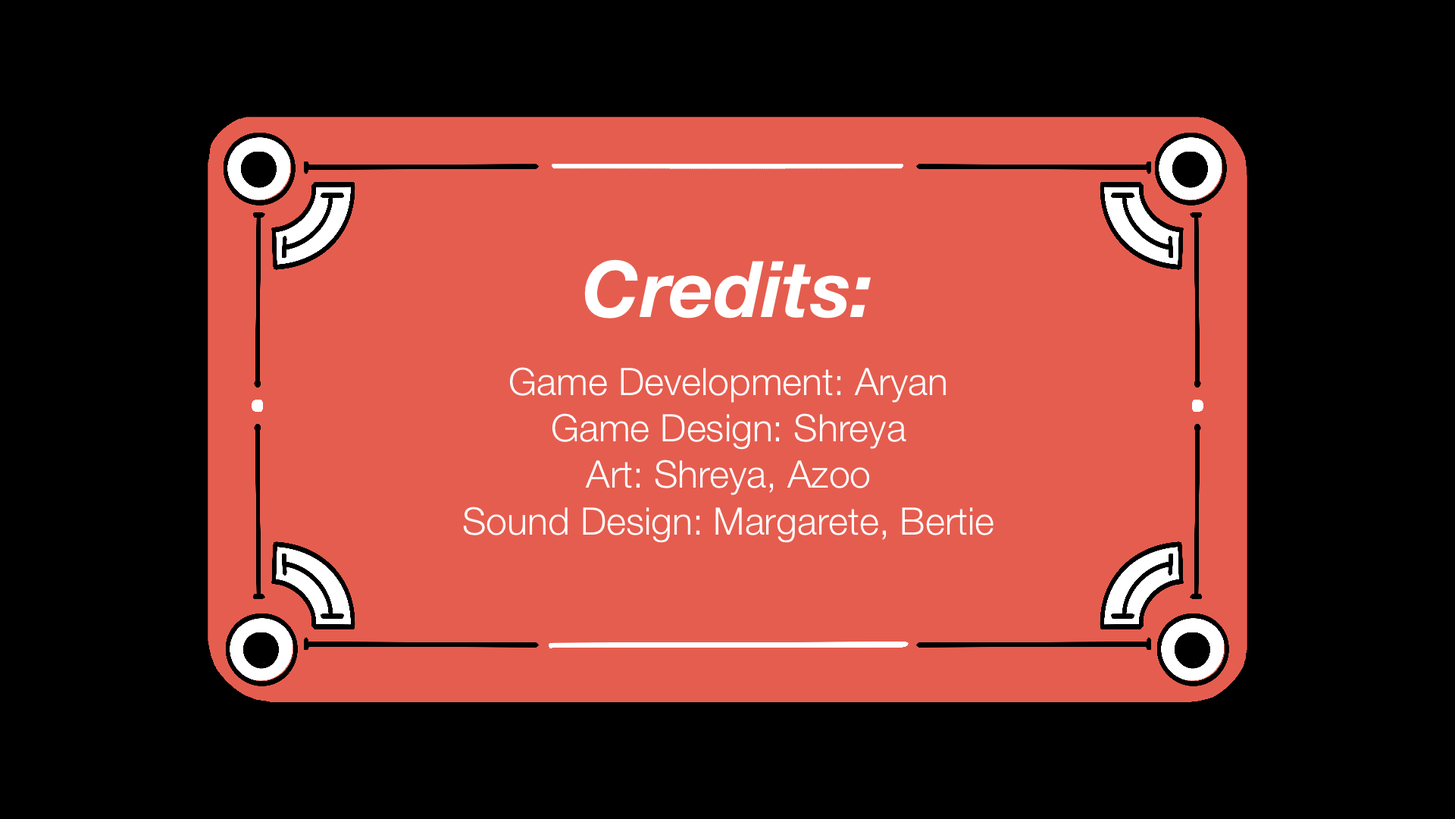
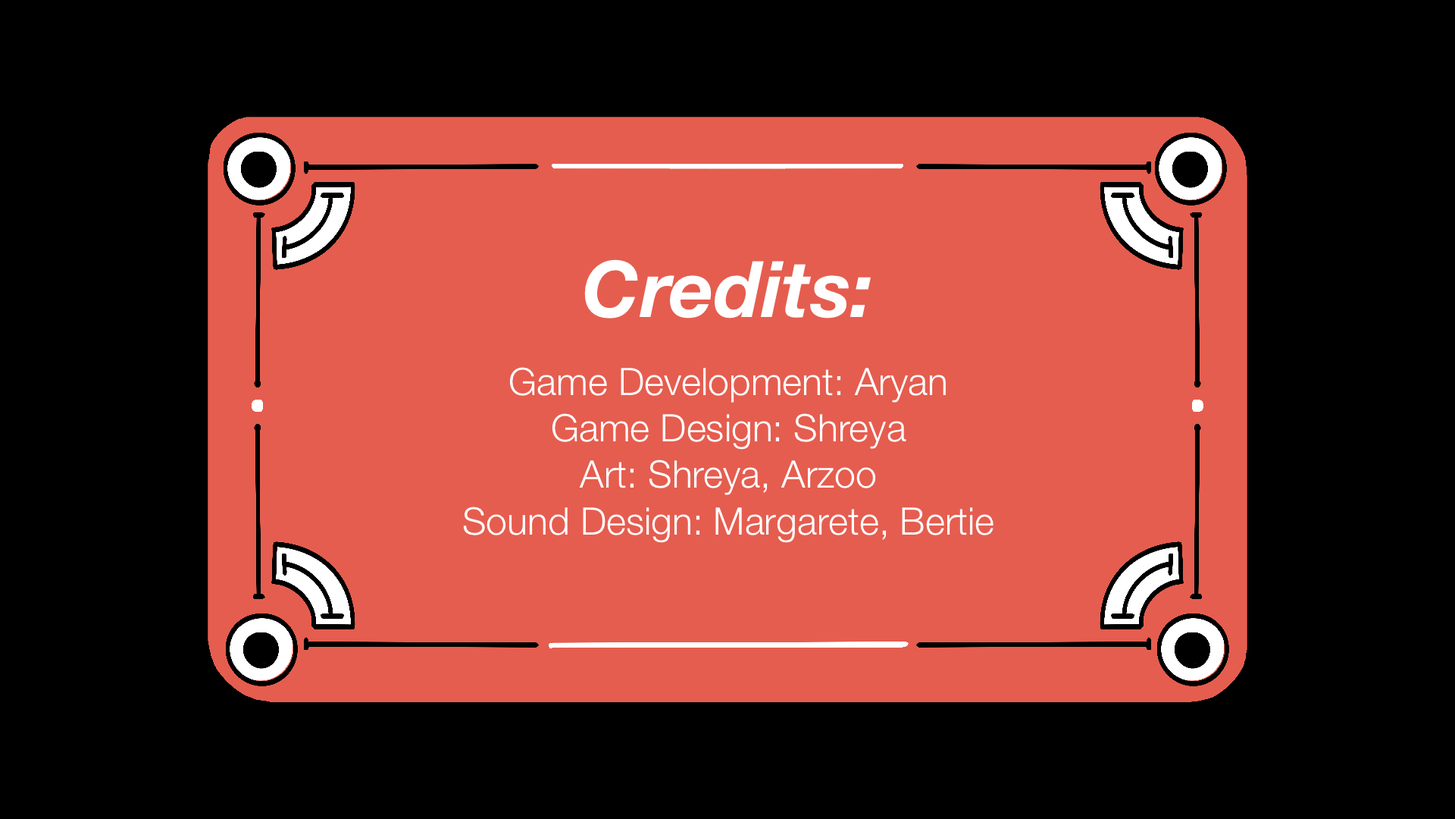
The second 1455x819 image is a revision of the first. Changes to its layers:
renamed "Game Development: Aryan Game Design: Shreya Art: Shreya, Azoo Sound Design: Mar…" to "Game Development: Aryan Game Design: Shreya Art: Shreya, Arzoo Sound Design: Ma…", painted on it over (579, 459, 877, 495)
